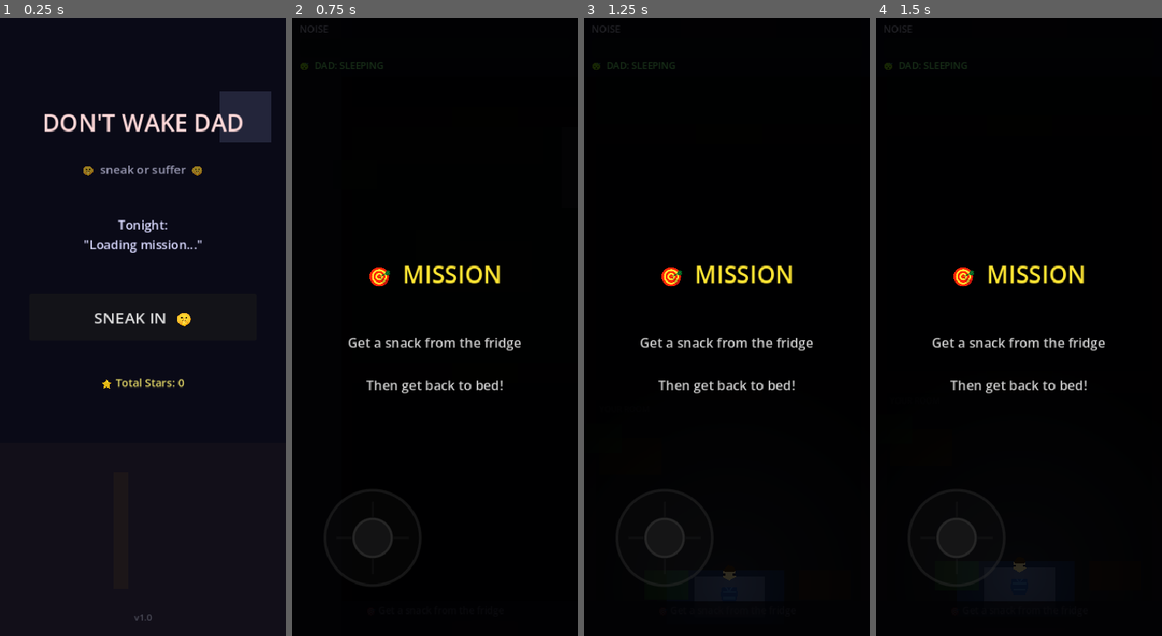
Above: before the commit, frames 1-4 (left to right).
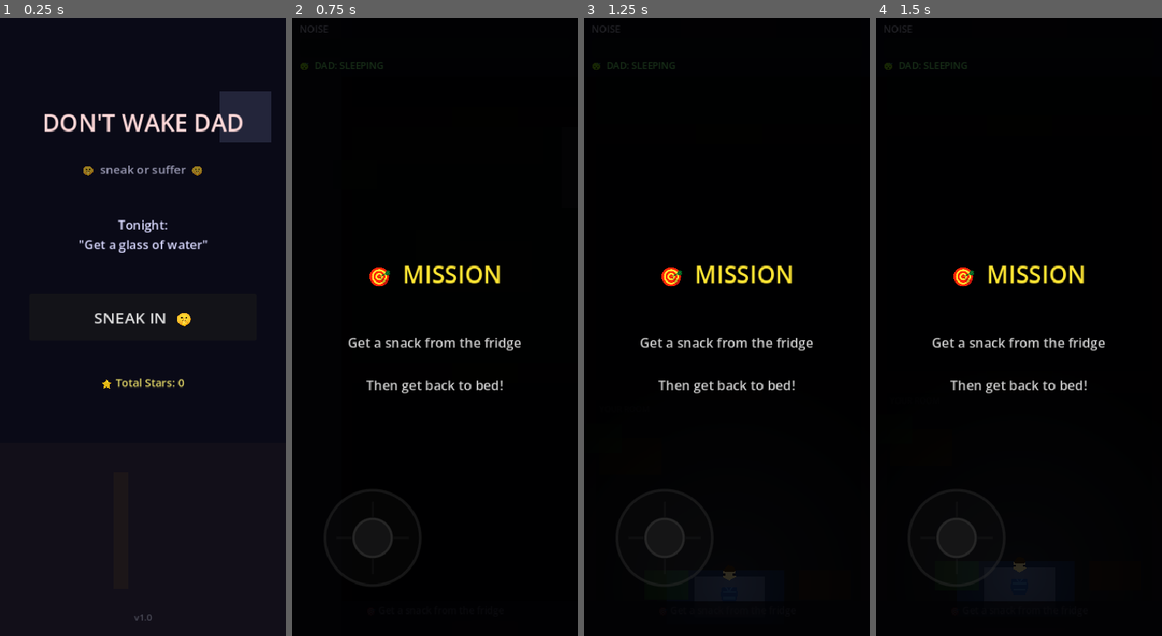
Above: after the commit, the same moments.

Repository: whitzytraiding-max/Game-idea
Game: Godot game, scene res://scenes/main_menu.tscn
The game is run twice, just before and just after one commit, with the same random seed, the same clock (stepped at 60 frames per second) and the same inputs. Sound files missing from this copy of the repository are replaced by a short silence.
Inputs (mouse positions are in pixels of both pictures, inside the frame that each line leads up to):
- Up to frame 1 (0.25 s): no input
- Up to frame 2 (0.75 s): click "SNEAK IN 🤫" at 0.5 s
- Up to frame 3 (1.25 s): no input
- Up to frame 4 (1.5 s): move the mouse to (1081, 296) at 1.27 s; click (1081, 296) at 1.42 s

The runs differ from the first frame. In frame 1, 0.4% of the frame differs, in the area x 27-73%, y 35-38%; in frame 2, nothing differs; in frame 3, nothing differs; in frame 4, nothing differs.
Error before the commit: Invalid access to property or key 'OBJECTIVES_L1' on a base object of type 'Node (GameManager.gd)'. (res://scripts/main_menu.gd:29)

Commit message:
Fix main_menu referencing removed OBJECTIVES_L1/L2
Co-Authored-By: Claude Sonnet 4.6 <noreply@anthropic.com>

Diff:
--- a/dont-wake-dad/scripts/main_menu.gd
+++ b/dont-wake-dad/scripts/main_menu.gd
@@ -26,8 +26,7 @@
 		_ambience.finished.connect(func(): if _ambience: _ambience.play())
 
 func _refresh_ui() -> void:
-	var obj_pool: Array = GameManager.OBJECTIVES_L1 + GameManager.OBJECTIVES_L2
-	var preview: String = obj_pool[randi() % obj_pool.size()]
+	var preview: String = GameManager.OBJECTIVES[randi() % GameManager.OBJECTIVES.size()]["text"]
 	if _mission_label:
 		_mission_label.text = "Tonight:\n\"" + preview + "\""
 	if _stars_label:
